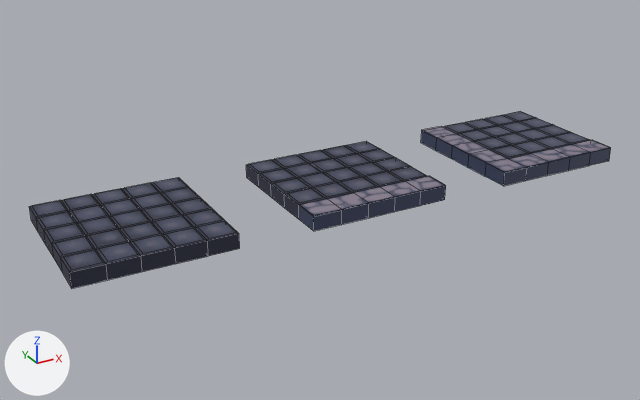
What one commit did to the Blender file Engine/DungeonCleaner/Content/3D-Visuals/Blender Files/AssetPack/AssetPack_FloorTiles.blend.
Rendered twice from a 50 mm camera at (-1.72, -8.75, 4.78) aimed at (3.67, 1.06, -0.13). The lights are fixed; the arrows at lower left show +X, +Y and +Z. The picture after the commit comes second. Mesh edges are drawn as thin lines.

In view in the first picture: 'Floor_Edge_Clean', 'Floor_Edge_Clean.001', 'Floor_Edge_Clean.002'.
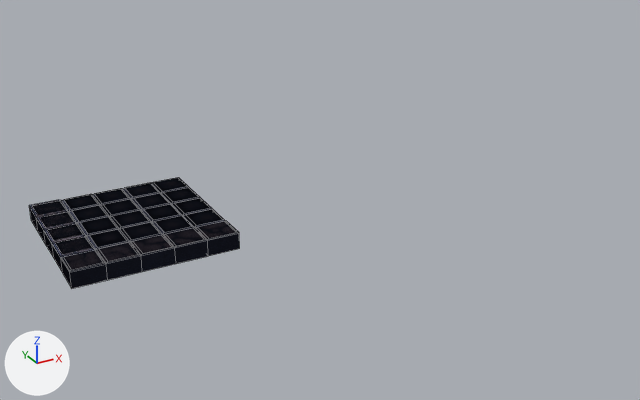
Scene script edits in JSON lines:
```json
{"block": "me_cube_002", "where": "# used by ob_floor_edge_clean_001; location = (0.0, 0.0, 0.0)"}
{"op": "remove", "block": "me_cube_002", "code": "me_cube_002.from_pydata(...)  # 164 vertices, 162 faces; spans x 3.0..5.0, y 0.0..2.0, z 0.0..0.21"}
{"op": "add", "block": "me_cube_002", "code": "me_cube_002.from_pydata(...)  # 164 vertices, 162 faces; spans x 0.0..2.0, y 0.0..2.0, z 0.0..0.21"}
{"block": "me_cube_002", "change": "me_cube_002 part 1: the whole mesh is moved by (-3.0, 0.0, 0.0)"}
{"block": "me_cube_003", "where": "# used by ob_floor_edge_clean_002; location = (0.0, 0.0, 0.0)"}
{"op": "remove", "block": "me_cube_003", "code": "me_cube_003.from_pydata(...)  # 156 vertices, 154 faces; spans x 6.0..8.0, y 0.0..2.0, z 0.0..0.21"}
{"op": "add", "block": "me_cube_003", "code": "me_cube_003.from_pydata(...)  # 156 vertices, 154 faces; spans x 0.0..2.0, y 0.0..2.0, z 0.0..0.21"}
{"block": "me_cube_003", "change": "me_cube_003 part 2: the whole mesh is moved by (-6.0, 0.0, 0.0)"}
```

What differs and where, as boxes (x1, y1, x2, y2) in the pictures (640 x 400 px):
```json
{"object": "Floor_Edge_Clean.001", "change": "moved", "before": [246, 141, 446, 231], "after": [29, 178, 240, 288]}
{"object": "Floor_Edge_Clean.002", "change": "moved", "before": [421, 112, 611, 186], "after": [29, 182, 224, 278]}
{"object": "Floor_Edge_Clean", "change": "unchanged, covered by the edit", "before": [29, 178, 240, 288], "after": [33, 178, 240, 287]}
```
